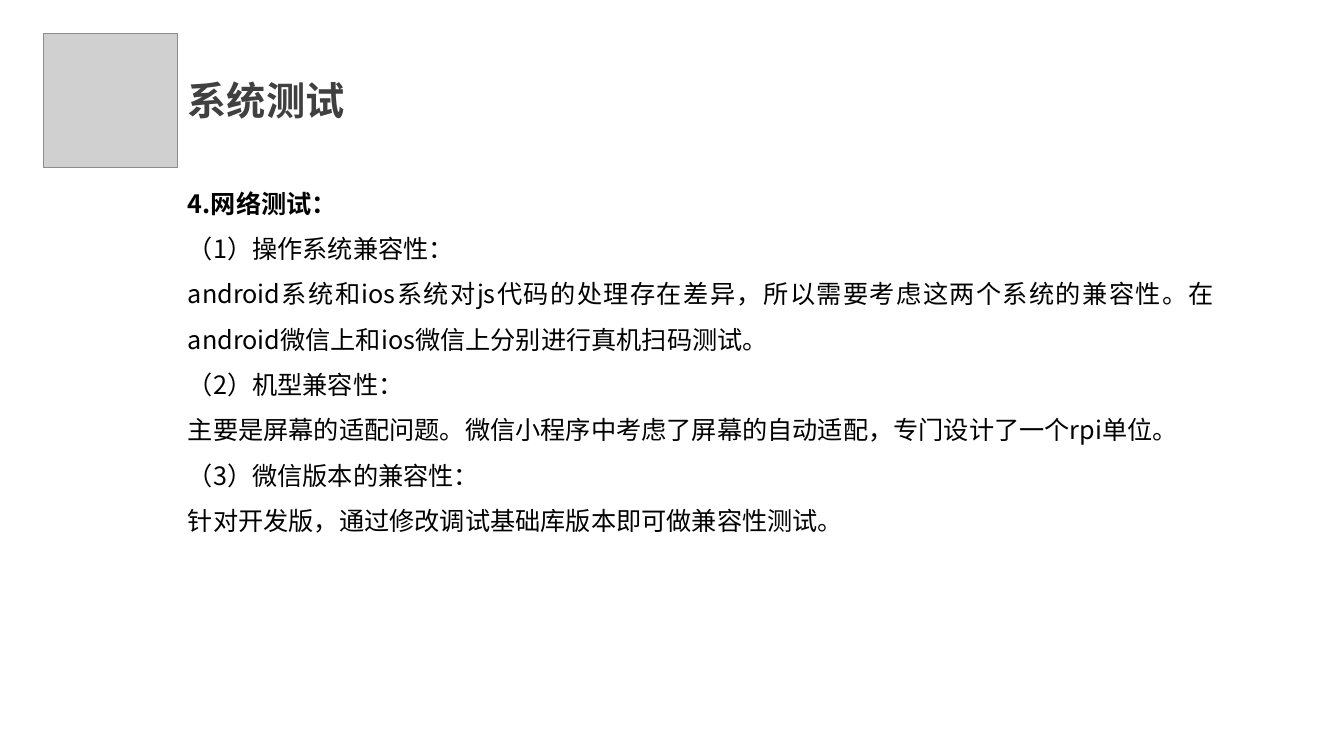
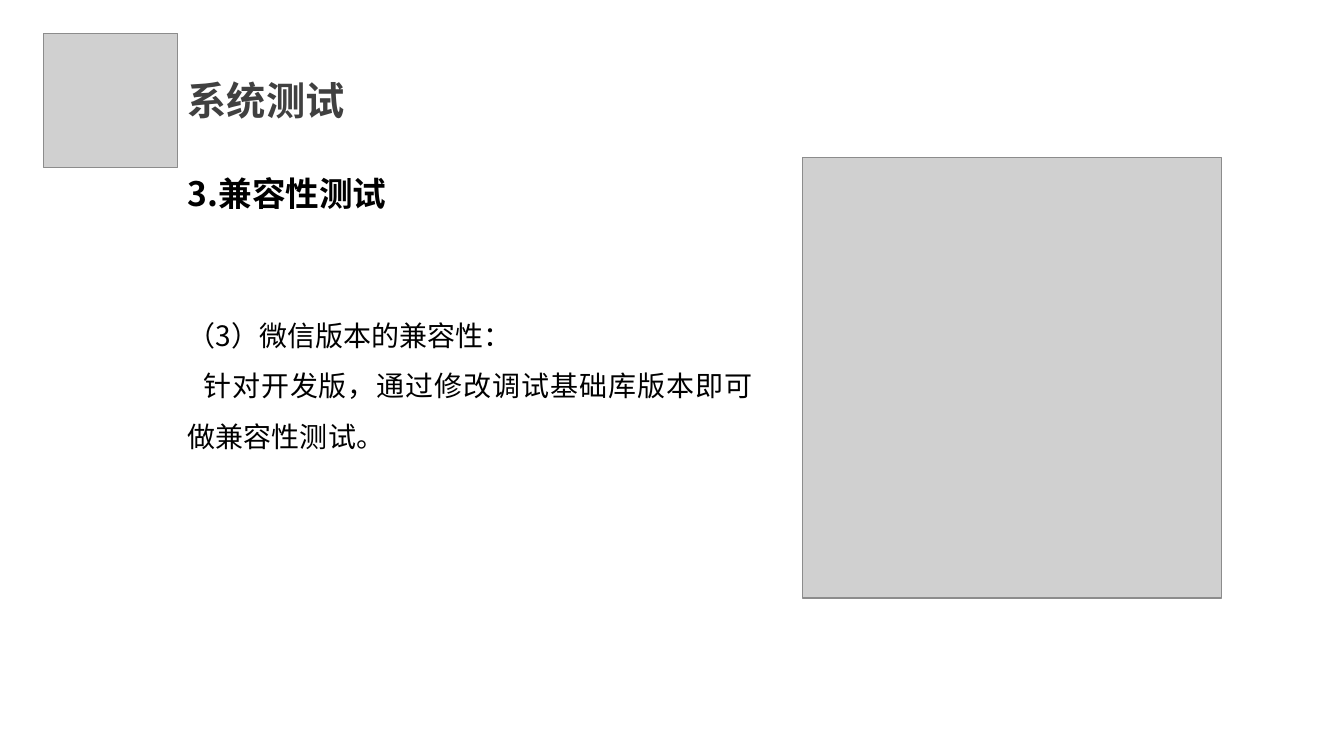
Before and after one commit to SE2020-G7/footprint, a slide deck: slide 26 of 评审PPT/实现/实现阶段.pptx (slide 24 before the commit). Drawn at 1344x756 pixels with LibreOffice and Linux fonts; fonts in the diff are those of the drawing; grey boxes stand for pictures. Boxes give left, top, right and bottom in pixels: in the first picture for what was removed or moved away, otherwise in the second. Text is boxed around its words. In the diff, an @@ line names an element or a change of style, - is before the commit and + after.

```diff
--- a/评审PPT/实现/实现阶段.pptx
+++ b/评审PPT/实现/实现阶段.pptx
@@ text added at [188, 177, 387, 209], 24 pt, text #000000, bold @@
+3.兼容性测试
@@ picture added at [803, 158, 1222, 599] @@
@@ text at [188, 191, 1214, 445]: paragraphs removed @@
-4.网络测试：
-（1）操作系统兼容性：
-android系统和ios系统对js代码的处理存在差异，所以需要考虑这两个系统的兼容性。在android微信上和ios微信上分别进行真机扫码测试。
-（2）机型兼容性：
-主要是屏幕的适配问题。微信小程序中考虑了屏幕的自动适配，专门设计了一个rpi单位。
@@ text "（3）微信版本的兼容性：": place and size @@
-text "（3）微信版本的兼容性：" at [188, 191, 1214, 533]
+text "（3）微信版本的兼容性：" at [188, 322, 752, 450]
@@ text "（3）微信版本的兼容性：" at [188, 322, 752, 450]: size 18 to 20 pt @@
```
Also in this commit, not shown: 27 other slides changed, 6 slides added.
